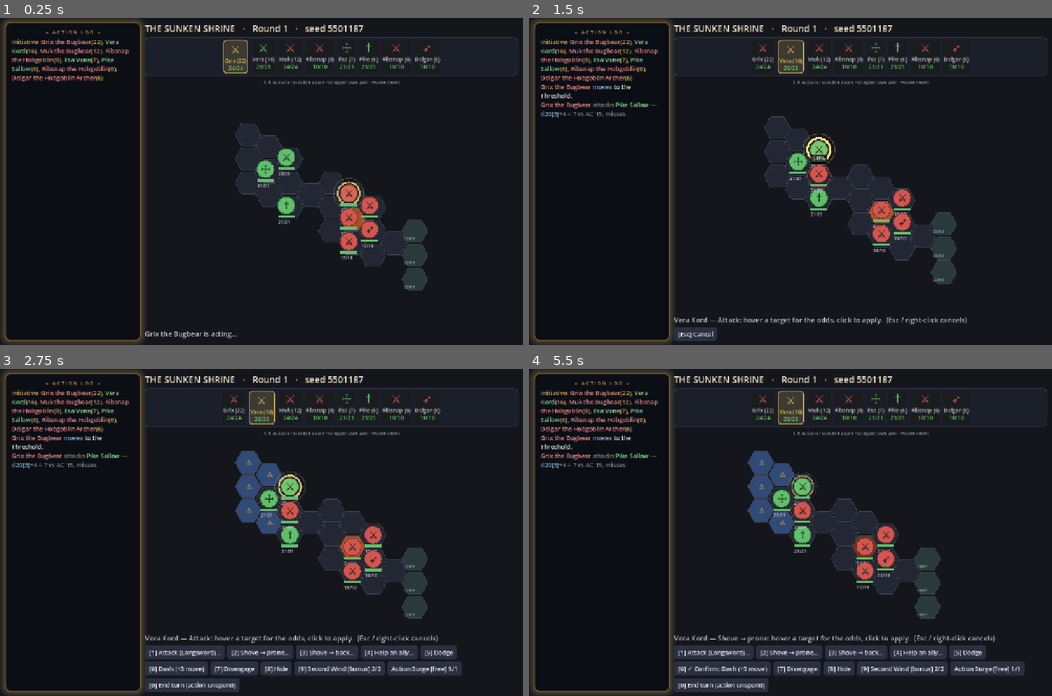
Above: before the commit, frames 1-4 (two rows, left to right).
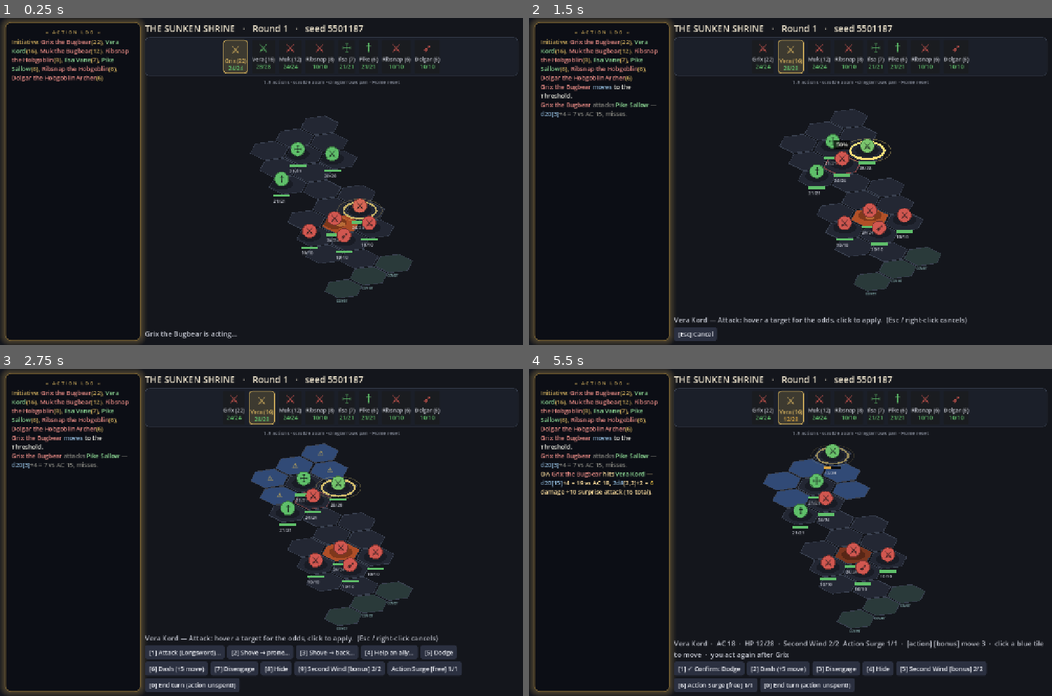
Above: after the commit, the same moments.

Repository: EgecanOzcakar/sorcmerc
Game: Godot game, scene res://scenes/main.tscn
The game is run twice, just before and just after one commit, with the same random seed, the same clock (stepped at 60 frames per second) and the same inputs. This scene is started directly instead of the project's main scene.
Inputs (mouse positions are in pixels of both pictures, inside the frame that each line leads up to):
- Up to frame 1 (0.25 s): no input
- Up to frame 2 (1.5 s): tap Enter at 0.5 s; drag from (790, 181) to (842, 109) at 0.52 s; click "[1] Attack (Longsword)…" at 1.25 s
- Up to frame 3 (2.75 s): click "[Esc] Cancel" at 2 s
- Up to frame 4 (5.5 s): click "[2] Shove → prone…" at 2.75 s; tap Enter at 3.5, 4.25 s; drag from (685, 548) to (764, 597) at 3.52 s; move the mouse to (842, 460) at 4.27 s; hold Right 4.28-5 s; tap 1 at 4.35 s; click (842, 460) at 4.42 s; click (691, 669) at 5 s, where only the run after the commit has a clickable "[1] Dodge"

The runs differ from the first frame. In frame 1, 4.9% of the frame differs, in the area x 45-82%, y 29-87%; in frame 2, 5.0%; in frame 3, 6.9%; in frame 4, 13%, in the area x 2-99%, y 14-99%.

Commit message:
Combat board: isometric presentation (experiment)
Draw-time only. Board._pix() now pushes Hex.to_pixel()'s flat-top pixels
through the classic 2:1 iso matrix (rotate the ground plane 45deg, halve
its height); _unpix() is its inverse for mouse picking and zoom anchoring.
core/hex.gd is untouched — axial coords, distance, pathing and LoS are
exactly as they were.

Because the projection is linear, projecting an offset and adding it to a
projected centre equals projecting the world point, so _hex_poly() and the
new _disc() just project their local offsets: tiles become skewed diamonds
and anything lying on the ground (selection rings, spell AoE rings, the
fountain basin, hazard pools, crate lids) becomes an ellipse or diamond,
while tokens/HP bars/barks/odds chips/the T29 roll popup stay screen-space
anchored to their projected hex.

Tokens now stand on their tile: a shadow ellipse marks the footprint and
the disc floats above it, painted back-to-front by screen y so nearer
tokens overlap farther ones.

T29's screen-space overlays (the defeat wash/shockwave/slam, the shake on
_origin, the turn-order strip) are deliberately left unprojected — they
are viewport furniture, not board space.

Co-Authored-By: Claude Opus 5 <noreply@anthropic.com>

Diff:
--- a/scenes/main.gd
+++ b/scenes/main.gd
@@ -952,7 +952,7 @@
 					for hx in f.hexes:              # AoE: light up the swept hexes
 						draw_colored_polygon(_hex_poly(_pix(hx), s - 3.0), Color(col.r, col.g, col.b, 0.35 * (1.0 - t)))
 					var c: Vector2 = _pix(f.to)
-					draw_arc(c, s * (0.25 + 1.0 * t), 0, TAU, 28, col, 3.0)
+					draw_polyline(_disc(c, s * (0.25 + 1.0 * t), true), col, 3.0)
 					draw_circle(c, s * 0.3 * (1.0 - t), Color(col.r, col.g, col.b, 0.5 * (1.0 - t)))
 
 	func reset(_cb) -> void:
@@ -984,16 +984,16 @@
 
 	# zoom keeping the hex under `sp` (screen point) roughly fixed
 	func _zoom_at(sp: Vector2, factor: float) -> void:
-		var anchor := Hex.from_pixel(sp - _origin, main.hex_px)
+		var anchor := _unpix(sp)
 		main.set_zoom(main._zoom * factor)
 		_layout()
-		main.pan_by(sp - (_origin + Hex.to_pixel(anchor, main.hex_px)))
+		main.pan_by(sp - _pix(anchor))
 
 	func _layout() -> void:
 		var mn := Vector2(1e9, 1e9)
 		var mx := Vector2(-1e9, -1e9)
 		for hx in cb.board["hexes"]:
-			var p := Hex.to_pixel(hx, main.hex_px)
+			var p := _iso(Hex.to_pixel(hx, main.hex_px))
 			mn = mn.min(p); mx = mx.max(p)
 		var span := mx - mn
 		# keep the board from being panned entirely off-screen
@@ -1002,14 +1002,48 @@
 		main._pan = main._pan.clamp(-lim, lim)
 		_origin = (size - span) * 0.5 - mn + main._pan
 
+	# --- isometric projection ------------------------------------------
+	# Purely a _draw()-time view transform: hex.gd still speaks flat-top axial
+	# pixels, we just tilt the plane those pixels live on. Linear, so projecting
+	# an offset and adding it to a projected centre == projecting the world point.
+	# ponytail: one fixed camera angle, no rotation. Add a matrix if the camera
+	# ever needs to orbit.
+	# The classic 2:1 iso matrix — rotate the ground plane 45°, halve its height:
+	#   sx = (x - y) * ISO_X,  sy = (x + y) * ISO_Y
+	const ISO_X := 1.05
+	const ISO_Y := 0.525
+	const ISO_SQUASH := 2.0 * ISO_Y   # how much a world y-extent shrinks on screen
+
+	func _iso(v: Vector2) -> Vector2:
+		return Vector2((v.x - v.y) * ISO_X, (v.x + v.y) * ISO_Y)
+
+	func _iso_inv(v: Vector2) -> Vector2:
+		var a := v.x / (2.0 * ISO_X)
+		var b := v.y / (2.0 * ISO_Y)
+		return Vector2(a + b, b - a)
+
 	func _pix(hx: Vector2i) -> Vector2:
-		return _origin + Hex.to_pixel(hx, main.hex_px)
+		return _origin + _iso(Hex.to_pixel(hx, main.hex_px))
+
+	# screen point -> hex, the inverse of _pix
+	func _unpix(sp: Vector2) -> Vector2i:
+		return Hex.from_pixel(_iso_inv(sp - _origin), main.hex_px)
 
 	func _hex_poly(center: Vector2, s: float) -> PackedVector2Array:
 		var pts := PackedVector2Array()
 		for i in 6:
 			var a := deg_to_rad(60.0 * i)
-			pts.append(center + Vector2(cos(a), sin(a)) * s)
+			pts.append(center + _iso(Vector2(cos(a), sin(a)) * s))
+		return pts
+
+	# A circle lying flat on the board plane, i.e. an ellipse on screen.
+	func _disc(center: Vector2, r: float, closed := false) -> PackedVector2Array:
+		var pts := PackedVector2Array()
+		for i in 24:
+			var a := TAU * i / 24.0
+			pts.append(center + _iso(Vector2(cos(a), sin(a)) * r))
+		if closed:
+			pts.append(pts[0])
 		return pts
 
 	func tick(dt: float) -> void:
@@ -1075,7 +1109,7 @@
 			if e.button_mask & (MOUSE_BUTTON_MASK_MIDDLE | MOUSE_BUTTON_MASK_RIGHT):
 				main.pan_by(e.relative)
 				return
-			var hx := Hex.from_pixel(e.position - _origin, main.hex_px)
+			var hx := _unpix(e.position)
 			if hx != _hover:
 				_hover = hx
 				main.board_hex_hovered(hx)
@@ -1087,7 +1121,7 @@
 			elif e.button_index == MOUSE_BUTTON_RIGHT:
 				main.board_cancel()
 			elif e.button_index == MOUSE_BUTTON_LEFT:
-				main.board_hex_clicked(Hex.from_pixel(e.position - _origin, main.hex_px))
+				main.board_hex_clicked(_unpix(e.position))
 
 	# T11 interactables: shapes only, no sprites. Hazards pulse (the hex fill already
 	# glows), props get a crate mark, torches a small bright flame.
@@ -1097,16 +1131,19 @@
 			"torch":
 				draw_circle(c, s * 0.16, main.COL_TORCH.lerp(Color("ff9d3d"), pulse))
 				draw_circle(c, s * 0.30, Color(1.0, 0.78, 0.45, 0.12 + 0.10 * pulse))
-			"fountain":
-				draw_circle(c, s * 0.45, Color("3d5566"))
-				draw_arc(c, s * 0.45, 0, TAU, 20, Color("6f97ad"), 2.0)
+			"fountain":     # lies flat on the board, so it projects
+				draw_colored_polygon(_disc(c, s * 0.45), Color("3d5566"))
+				draw_polyline(_disc(c, s * 0.45, true), Color("6f97ad"), 2.0)
 			_:
 				if o.has("hazard") and not o.get("blocks_movement", false):
-					draw_circle(c, s * 0.22, Color("ffcf7a").lerp(Color("ff6a2a"), pulse))
+					draw_colored_polygon(_disc(c, s * 0.22), Color("ffcf7a").lerp(Color("ff6a2a"), pulse))
 					return
 				var r := s * 0.42
-				draw_rect(Rect2(c - Vector2(r, r), Vector2(r * 2, r * 2)), Color("6b5236"))
-				draw_line(c - Vector2(r, 0), c + Vector2(r, 0),
+				var quad := PackedVector2Array()
+				for d in [Vector2(-r, -r), Vector2(r, -r), Vector2(r, r), Vector2(-r, r)]:
+					quad.append(c + _iso(d))
+				draw_colored_polygon(quad, Color("6b5236"))
+				draw_line(c + _iso(Vector2(-r, 0)), c + _iso(Vector2(r, 0)),
 					Color("ff8c42") if o.get("explosive", false) else Color("3a2c1c"), 2.0)
 
 	func _draw() -> void:
@@ -1138,7 +1175,7 @@
 
 		# tiles
 		for hx in cb.board["hexes"]:
-			var c := _origin + Hex.to_pixel(hx, s)
+			var c := _pix(hx)
 			var poly := _hex_poly(c, s - 2.0)
 			var fill: Color = main.PALETTES.get(cb.board.get("palette", "shrine"), main.COL_HEX)
 			var obj: Dictionary = cb.object_at(hx)
@@ -1159,7 +1196,7 @@
 			if provoke.has(hx):
 				draw_string(ThemeDB.fallback_font, c - Vector2(6, -5), "⚠", HORIZONTAL_ALIGNMENT_LEFT, -1, 16, Color("ffcf47"))
 			if cb.is_cover(hx):
-				draw_string(ThemeDB.fallback_font, c - Vector2(s - 6, -s + 12), "cover", HORIZONTAL_ALIGNMENT_LEFT, -1, 10, Color("7fa6a6"))
+				draw_string(ThemeDB.fallback_font, c + Vector2(-s * 0.5, s * ISO_SQUASH - 3), "cover", HORIZONTAL_ALIGNMENT_LEFT, -1, 10, Color("7fa6a6"))
 			if not obj.is_empty():
 				_draw_object(obj, c, s, pulse)
 
@@ -1170,7 +1207,7 @@
 			for c in cb.combatants:
 				if not main._valid_target(cur, c):
 					continue
-				var tp := _origin + Hex.to_pixel(c.pos, s)
+				var tp := _pix(c.pos)
 				var hot: bool = c.pos == _hover
 				var poly := _hex_poly(tp, s - 3.0)
 				poly.append(poly[0])
@@ -1179,14 +1216,14 @@
 		elif hero_turn and main._mode == "idle" and cur.econ["action"] > 0:
 			for f in cb.enemies_of(cur):
 				if cb.in_reach(cur, f):
-					var poly := _hex_poly(_origin + Hex.to_pixel(f.pos, s), s - 3.0)
+					var poly := _hex_poly(_pix(f.pos), s - 3.0)
 					poly.append(poly[0])
 					draw_polyline(poly, Color(main.COL_TARGET.r, main.COL_TARGET.g, main.COL_TARGET.b, 0.30), 1.5)
 
-		# tokens
-		for c in cb.combatants:
-			if c.is_dead():
-				continue
+		# tokens, painted back-to-front so nearer ones overlap farther ones
+		var order: Array = cb.combatants.filter(func(c): return not c.is_dead())
+		order.sort_custom(func(a, b): return _tok.get(a.id, _pix(a.pos)).y < _tok.get(b.id, _pix(b.pos)).y)
+		for c in order:
 			var p: Vector2 = _tok.get(c.id, _pix(c.pos)) + _lunge(c.id)
 			var base: Color = main.COL_PARTY if c.team == "party" else main.COL_FOE
 			if c.is_down():
@@ -1194,24 +1231,30 @@
 			if _flash.has(c.id):
 				base = base.lerp(Color.WHITE, clampf(_flash[c.id] / 0.35, 0, 1))
 			var rad := s * 0.62
+			# The token stands ON its hex: a flat shadow ellipse marks the footprint,
+			# the disc itself floats a little above it.
+			var lift := Vector2(0, -rad * 0.55)
+			var tp := p + lift
+			draw_colored_polygon(_disc(p, rad * 0.92), Color(0, 0, 0, 0.28))
 			if c == cur:
 				# A real blink: the ring breathes in alpha, width AND radius, with a
 				# faint outer halo — the old width-only wobble read as noise.
 				var bl := 0.5 + 0.5 * sin(Time.get_ticks_msec() / 170.0)
 				base = base.lerp(Color("ffe27a"), 0.18 * bl)
-				draw_arc(p, rad + 4.0 + bl * 3.0, 0, TAU, 32,
+				draw_polyline(_disc(p, rad + 4.0 + bl * 3.0, true),
 					Color(1.0, 0.886, 0.478, 0.25 + 0.75 * bl), 2.5 + bl * 3.0)
-				draw_arc(p, rad + 12.0 + bl * 6.0, 0, TAU, 32,
+				draw_polyline(_disc(p, rad + 12.0 + bl * 6.0, true),
 					Color(1.0, 0.886, 0.478, 0.30 * bl), 2.0)
-			draw_circle(p, rad, base)
-			draw_arc(p, rad, 0, TAU, 24, base.darkened(0.4), 2.0)
+			draw_line(p, tp, base.darkened(0.55), 3.0)   # the "post" it stands on
+			draw_circle(tp, rad * 0.8, base)
+			draw_arc(tp, rad * 0.8, 0, TAU, 24, base.darkened(0.4), 2.0)
 			# The token's mark: class glyph for heroes, creature-type glyph for foes.
-			_centered(_glyph(c), p, int(26 * fz), Color("101216"))
+			_centered(_glyph(c), tp, int(24 * fz), Color("101216"))
 
 			# hp bar
 			var hv: float = _hp.get(c.id, float(c.hp))
 			var bw := s * 1.2
-			var br := Rect2(p.x - bw / 2.0, p.y + rad + 3.0, bw, 6.0)
+			var br := Rect2(p.x - bw / 2.0, p.y + rad * ISO_SQUASH + 4.0, bw, 6.0)
 			draw_rect(br, Color("0c0d11"))
 			var frac := clampf(hv / float(c.max_hp), 0.0, 1.0)
 			var hpcol := Color("5fbf6a")
@@ -1225,7 +1268,7 @@
 			var tags: String = Icons.status_glyphs(c)
 			if c.is_down(): tags += " %s%d/%d" % [Icons.condition_glyph("down"), c.death_s, c.death_f]
 			if tags != "":
-				_centered(tags, p + Vector2(0, -rad - 10), int(13 * fz), Color("e6c15a"))
+				_centered(tags, tp + Vector2(0, -rad * 0.8 - 10), int(13 * fz), Color("e6c15a"))
 
 		_draw_fx(s)   # projectiles / spell flashes sit over the tokens
 
@@ -1236,12 +1279,12 @@
 			for c in cb.combatants:
 				if not main._valid_target(cur, c):
 					continue
-				var tp := _origin + Hex.to_pixel(c.pos, s)
+				var tp := _pix(c.pos)
 				var hot: bool = c.pos == _hover
 				var txt: String = main.target_readout(cur, c)
 				var fs := int((20 if hot else 15) * fz)
 				var w := ThemeDB.fallback_font.get_string_size(txt, HORIZONTAL_ALIGNMENT_LEFT, -1, fs).x
-				var chip := tp + Vector2(-w / 2.0, -s - 4.0)
+				var chip := tp + Vector2(-w / 2.0, -s * 1.35)
 				draw_rect(Rect2(chip - Vector2(5, fs), Vector2(w + 10, fs + 8)), Color(0, 0, 0, 0.72))
 				draw_string(ThemeDB.fallback_font, chip, txt, HORIZONTAL_ALIGNMENT_LEFT, -1, fs,
 					Color("ffe27a") if hot else Color("d7d7cf"))
